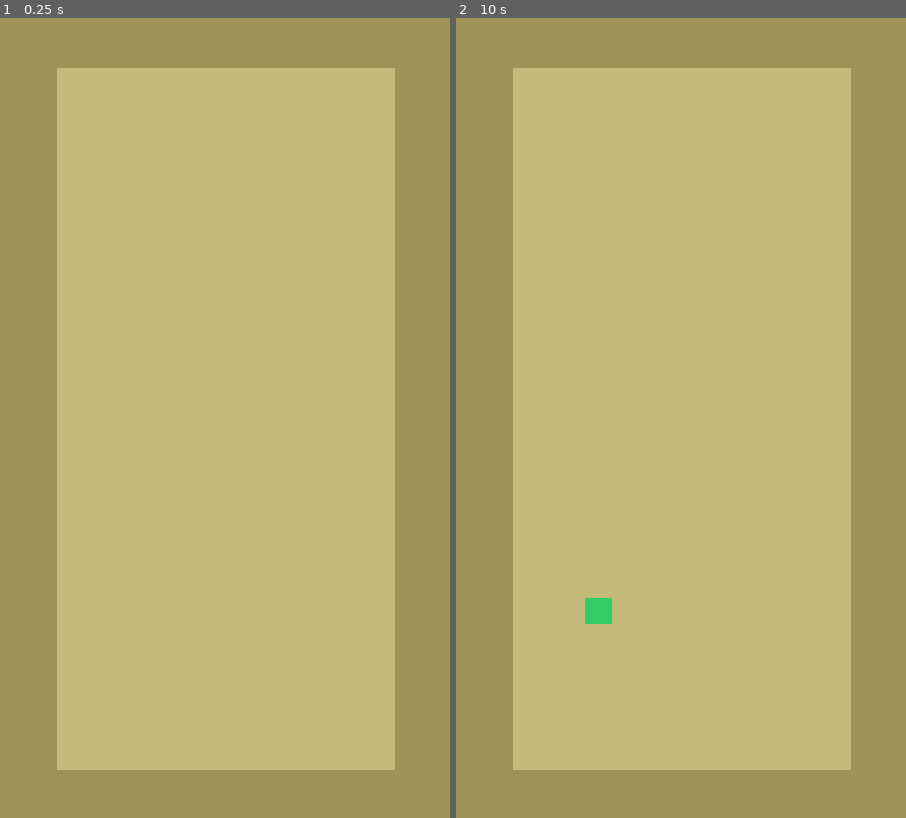
Above: before the commit, frames 1-2 (left to right).
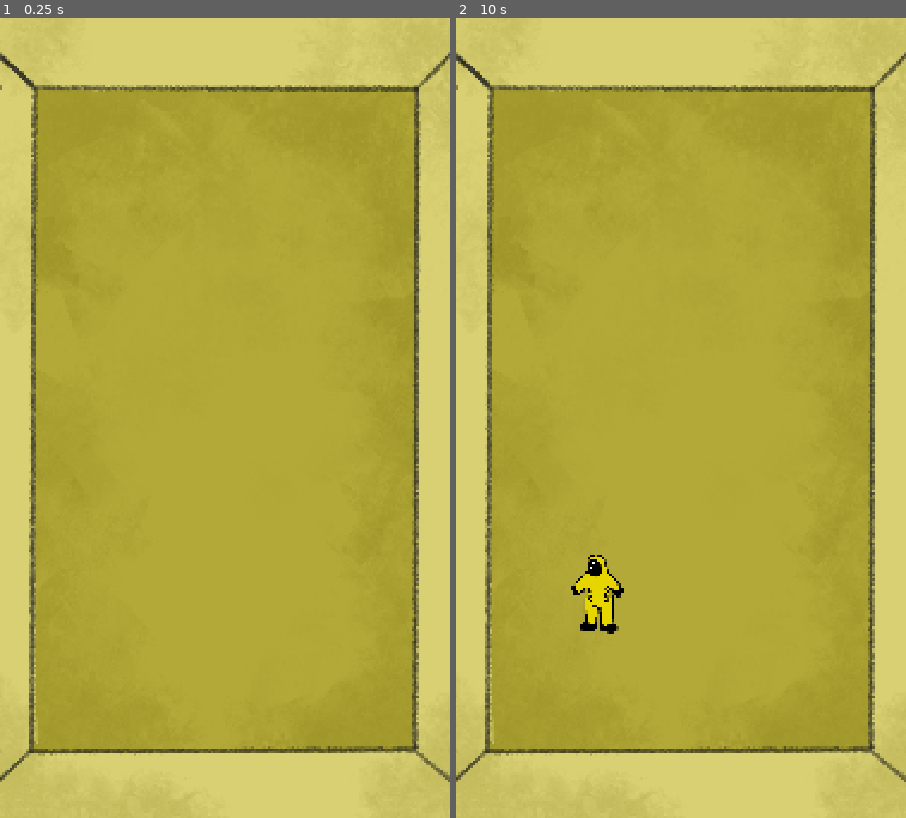
Above: after the commit, the same moments.

Repository: SamuelMTL/BackroomsEvolution
Game: Godot game, scene res://Scenes/main.tscn
The game is run twice, just before and just after one commit, with the same random seed, the same clock (stepped at 60 frames per second) and the same inputs.
Inputs (mouse positions are in pixels of both pictures, inside the frame that each line leads up to):
- Up to frame 1 (0.25 s): no input
- Up to frame 2 (10 s): tap Enter at 0.5, 2, 3.5 s; move the mouse to (780, 378) at 0.52 s; click (780, 378) at 0.67 s; tap Space at 1.25, 2.75, 4.25 s; drag from (591, 458) to (681, 42) at 1.27 s; move the mouse to (726, 242) at 2.02 s; click (726, 242) at 2.17 s; drag from (658, 578) to (681, 794) at 2.77 s; move the mouse to (816, 538) at 3.52 s; click (816, 538) at 3.67 s; drag from (546, 298) to (483, 418) at 4.27 s; move the mouse to (703, 418) at 5.02 s; click (703, 418) at 5.17 s; drag from (613, 218) to (879, 418) at 5.77 s; move the mouse to (780, 378) at 6.52 s; click (780, 378) at 6.67 s; drag from (591, 458) to (658, 578) at 7.27 s; move the mouse to (726, 242) at 8.02 s; click (726, 242) at 8.17 s; drag from (658, 578) to (681, 42) at 8.77 s; move the mouse to (816, 538) at 9.52 s; click (816, 538) at 9.67 s

The runs differ from the first frame. In frame 1, 96% of the frame differs, in the area x 0-100%, y 0-100%; in frame 2, 96%.

Commit message:
assets adicionados

Diff:
--- a/backrooms-evolution/Entitys/LittleMan.gd
+++ b/backrooms-evolution/Entitys/LittleMan.gd
@@ -8,6 +8,7 @@
 var _drag_offset := Vector2.ZERO
 var _merging := false
 
+@onready var animated_sprite: AnimatedSprite2D = $AnimatedSprite2D
 @onready var visual: ColorRect = $Visual
 @onready var merge_area: Area2D = $MergeArea
 
@@ -20,7 +21,15 @@
 
 
 func apply_type() -> void:
-	visual.color = entity_data.color
+	if entity_data.sprite_frames != null:
+		animated_sprite.sprite_frames = entity_data.sprite_frames
+		animated_sprite.play("default")
+		animated_sprite.visible = true
+		visual.visible = false
+	else:
+		visual.color = entity_data.color
+		visual.visible = true
+		animated_sprite.visible = false
 
 
 func _input(event: InputEvent) -> void:
--- a/backrooms-evolution/Entitys/LittleMan.tscn
+++ b/backrooms-evolution/Entitys/LittleMan.tscn
@@ -12,6 +12,9 @@
 collision_layer = 2
 collision_mask = 1
 script = ExtResource("1_littleman")
+
+[node name="AnimatedSprite2D" type="AnimatedSprite2D" parent="."]
+visible = false
 
 [node name="Visual" type="ColorRect" parent="."]
 offset_left = -32.0
--- a/backrooms-evolution/Resources/EntityData.gd
+++ b/backrooms-evolution/Resources/EntityData.gd
@@ -4,3 +4,4 @@
 @export var type_name: String = ""
 @export var color: Color = Color.WHITE
 @export var speed: float = 120.0
+@export var sprite_frames: SpriteFrames = null
--- /dev/null
+++ b/backrooms-evolution/Resources/Littleman01Frames.tres
@@ -0,0 +1,18 @@
+[gd_resource type="SpriteFrames" format=3]
+
+[ext_resource type="Texture2D" path="res://Assets/Littleman1.png" id="1_frame1"]
+[ext_resource type="Texture2D" path="res://Assets/Littleman2.png" id="2_frame2"]
+
+[resource]
+animations = [{
+"frames": [{
+"duration": 1.0,
+"texture": ExtResource("1_frame1")
+}, {
+"duration": 1.0,
+"texture": ExtResource("2_frame2")
+}],
+"loop": true,
+"name": &"default",
+"speed": 4.0
+}]
--- a/backrooms-evolution/Resources/Type01.tres
+++ b/backrooms-evolution/Resources/Type01.tres
@@ -1,9 +1,11 @@
 [gd_resource type="Resource" script_class="EntityData" format=3]
 
 [ext_resource type="Script" path="res://Resources/EntityData.gd" id="1_entitydata"]
+[ext_resource type="SpriteFrames" path="res://Resources/Littleman01Frames.tres" id="2_frames"]
 
 [resource]
 script = ExtResource("1_entitydata")
 type_name = "Sprout"
 color = Color(0.2, 0.8, 0.4, 1)
 speed = 120.0
+sprite_frames = ExtResource("2_frames")
--- a/backrooms-evolution/Scenes/main.gd
+++ b/backrooms-evolution/Scenes/main.gd
@@ -5,7 +5,7 @@
 const LittleMan = preload("res://Entitys/LittleMan.tscn")
 
 # Área jogável (dentro das paredes)
-const SPAWN_AREA := Rect2(136, 121, 814, 1683)
+const SPAWN_AREA := Rect2(117, 197, 857, 1533)
 
 @onready var spawn_timer: Timer = $SpawnTimer
 
--- a/backrooms-evolution/Scenes/main.tscn
+++ b/backrooms-evolution/Scenes/main.tscn
@@ -1,144 +1,53 @@
 [gd_scene format=3 uid="uid://qgvxnmfm1hm2"]
 
 [ext_resource type="Script" uid="uid://bjh4dhrgp3myu" path="res://Scenes/main.gd" id="1_main_script"]
-
-[sub_resource type="RectangleShape2D" id="RectangleShape2D_7dm0k"]
-size = Vector2(1095, 122)
-
-[sub_resource type="RectangleShape2D" id="RectangleShape2D_ig7tw"]
-size = Vector2(148, 1928)
+[ext_resource type="Texture2D" uid="uid://d4jtyh2uvdhwa" path="res://Assets/Fundo.png" id="2_fundo"]
 
 [sub_resource type="RectangleShape2D" id="RectangleShape2D_wall_top"]
-size = Vector2(1086, 122)
+size = Vector2(1086, 165)
 
 [sub_resource type="RectangleShape2D" id="RectangleShape2D_wall_bottom"]
-size = Vector2(1076, 120)
+size = Vector2(1076, 162)
 
 [sub_resource type="RectangleShape2D" id="RectangleShape2D_wall_left"]
-size = Vector2(136, 1919)
+size = Vector2(85, 1919)
 
 [sub_resource type="RectangleShape2D" id="RectangleShape2D_wall_right"]
-size = Vector2(136, 1919)
+size = Vector2(80, 1919)
 
 [node name="Main" type="Node2D" unique_id=965926756]
 script = ExtResource("1_main_script")
 
-[node name="ColorRect" type="ColorRect" parent="." unique_id=276742492]
-anchors_preset = 15
-anchor_right = 1.0
-anchor_bottom = 1.0
-offset_right = 1086.0
-offset_bottom = 1919.0
-grow_horizontal = 2
-grow_vertical = 2
-size_flags_horizontal = 3
-size_flags_vertical = 3
-color = Color(0.7628873, 0.7247809, 0.4729985, 1)
-
-[node name="ColorRect2" type="ColorRect" parent="." unique_id=1720856314]
-anchors_preset = 15
-anchor_right = 1.0
-anchor_bottom = 1.0
-offset_right = 136.0
-offset_bottom = 1919.0
-grow_horizontal = 2
-grow_vertical = 2
-size_flags_horizontal = 3
-size_flags_vertical = 3
-color = Color(0.613529, 0.5757467, 0.3364305, 1)
-
-[node name="ColorRect3" type="ColorRect" parent="." unique_id=1542038869]
-anchors_preset = 15
-anchor_right = 1.0
-anchor_bottom = 1.0
-offset_left = 950.0
-offset_top = 10.0
-offset_right = 1086.0
-offset_bottom = 1929.0
-grow_horizontal = 2
-grow_vertical = 2
-size_flags_horizontal = 3
-size_flags_vertical = 3
-color = Color(0.613529, 0.5757467, 0.3364305, 1)
-
-[node name="ColorRect4" type="ColorRect" parent="." unique_id=1542825290]
-anchors_preset = 15
-anchor_right = 1.0
-anchor_bottom = 1.0
-offset_left = 8.0
-offset_top = 1804.0
-offset_right = 1084.0
-offset_bottom = 1924.0
-grow_horizontal = 2
-grow_vertical = 2
-size_flags_horizontal = 3
-size_flags_vertical = 3
-color = Color(0.613529, 0.5757467, 0.3364305, 1)
-
-[node name="ColorRect5" type="ColorRect" parent="." unique_id=1691714913]
-anchors_preset = 15
-anchor_right = 1.0
-anchor_bottom = 1.0
-offset_left = 8.0
-offset_top = 1.0
-offset_right = 1084.0
-offset_bottom = 121.0
-grow_horizontal = 2
-grow_vertical = 2
-size_flags_horizontal = 3
-size_flags_vertical = 3
-color = Color(0.613529, 0.5757467, 0.3364305, 1)
-
-[node name="Area2D" type="Area2D" parent="." unique_id=1231779618]
-
-[node name="CollisionShape2D" type="CollisionShape2D" parent="Area2D" unique_id=1420375168]
-position = Vector2(537.5, 62)
-shape = SubResource("RectangleShape2D_7dm0k")
-
-[node name="Area2D2" type="Area2D" parent="." unique_id=475489200]
-position = Vector2(0, 1807)
-
-[node name="CollisionShape2D" type="CollisionShape2D" parent="Area2D2" unique_id=1383894900]
-position = Vector2(537.5, 62)
-shape = SubResource("RectangleShape2D_7dm0k")
-
-[node name="Area2D3" type="Area2D" parent="." unique_id=1810140694]
-
-[node name="CollisionShape2D" type="CollisionShape2D" parent="Area2D3" unique_id=1498938123]
-position = Vector2(64, 954)
-shape = SubResource("RectangleShape2D_ig7tw")
-
-[node name="Area2D4" type="Area2D" parent="." unique_id=1556682067]
-position = Vector2(956, 0)
-
-[node name="CollisionShape2D" type="CollisionShape2D" parent="Area2D4" unique_id=970529576]
-position = Vector2(64, 954)
-shape = SubResource("RectangleShape2D_ig7tw")
+[node name="Fundo" type="TextureRect" parent="." unique_id=276742492]
+offset_right = 1080.0
+offset_bottom = 1920.0
+texture = ExtResource("2_fundo")
+stretch_mode = 6
 
 [node name="WallTop" type="StaticBody2D" parent="." unique_id=855412549]
 
 [node name="CollisionShape2D" type="CollisionShape2D" parent="WallTop" unique_id=79405700]
-position = Vector2(543, 61)
+position = Vector2(543, 82.5)
 shape = SubResource("RectangleShape2D_wall_top")
 
 [node name="WallBottom" type="StaticBody2D" parent="." unique_id=267419616]
 position = Vector2(0, 1804)
 
 [node name="CollisionShape2D" type="CollisionShape2D" parent="WallBottom" unique_id=6745497]
-position = Vector2(546, 60)
+position = Vector2(546, 39)
 shape = SubResource("RectangleShape2D_wall_bottom")
 
 [node name="WallLeft" type="StaticBody2D" parent="." unique_id=1609643126]
 
 [node name="CollisionShape2D" type="CollisionShape2D" parent="WallLeft" unique_id=835770046]
-position = Vector2(68, 959)
+position = Vector2(42.5, 959)
 shape = SubResource("RectangleShape2D_wall_left")
 
 [node name="WallRight" type="StaticBody2D" parent="." unique_id=1772958013]
 position = Vector2(950, 0)
 
 [node name="CollisionShape2D" type="CollisionShape2D" parent="WallRight" unique_id=1701832202]
-position = Vector2(68, 959)
+position = Vector2(96, 959)
 shape = SubResource("RectangleShape2D_wall_right")
 
 [node name="SpawnTimer" type="Timer" parent="." unique_id=1211944361]
--- a/backrooms-evolution/project.godot
+++ b/backrooms-evolution/project.godot
@@ -8,16 +8,16 @@
 
 config_version=5
 
-[autoload]
-
-EntityRegistry="*res://Autoloads/EntityRegistry.gd"
-
 [application]
 
 config/name="Backrooms Evolution"
 run/main_scene="uid://qgvxnmfm1hm2"
 config/features=PackedStringArray("4.6", "Mobile")
 config/icon="res://icon.svg"
+
+[autoload]
+
+EntityRegistry="*res://Autoloads/EntityRegistry.gd"
 
 [display]
 
@@ -26,7 +26,6 @@
 window/size/window_width_override=540
 window/size/window_height_override=960
 window/stretch/mode="canvas_items"
-window/stretch/aspect="keep"
 window/handheld/orientation=1
 
 [physics]
Binary file added: backrooms-evolution/Assets/Fundo.png
Not shown, added: backrooms-evolution/Assets/Fundo.png.import
Binary file added: backrooms-evolution/Assets/Littleman1.png
Not shown, added: backrooms-evolution/Assets/Littleman1.png.import
Binary file added: backrooms-evolution/Assets/Littleman2.png
Not shown, added: backrooms-evolution/Assets/Littleman2.png.import
Not shown, changed: .DS_Store
Not shown, changed: backrooms-evolution/.DS_Store
